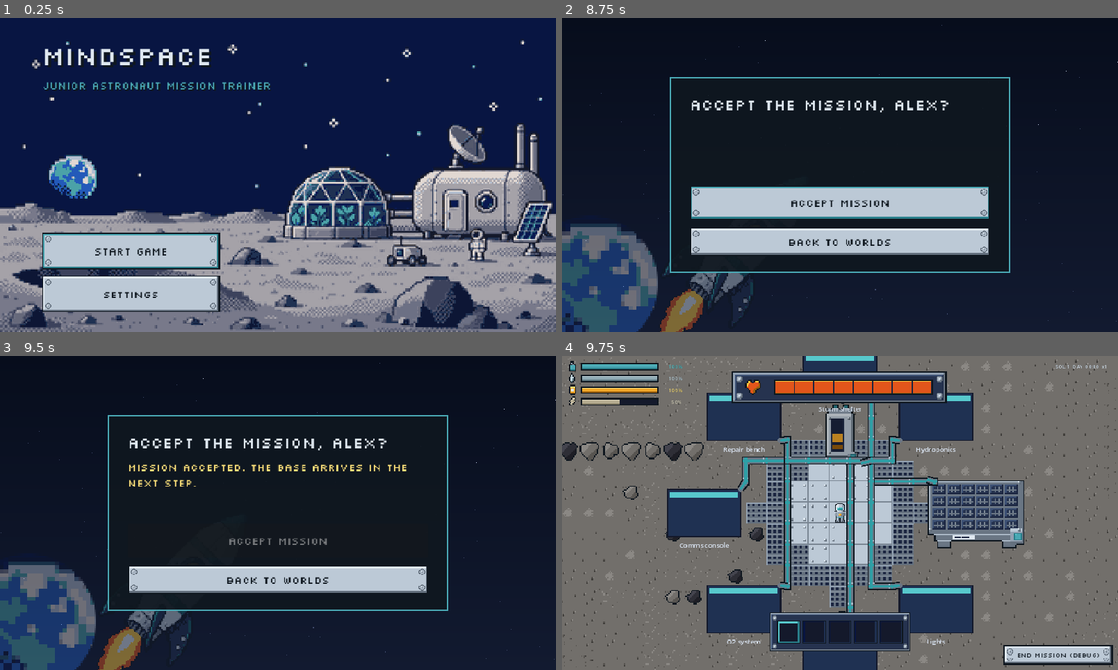
Above: before the commit, frames 1-4 (two rows, left to right).
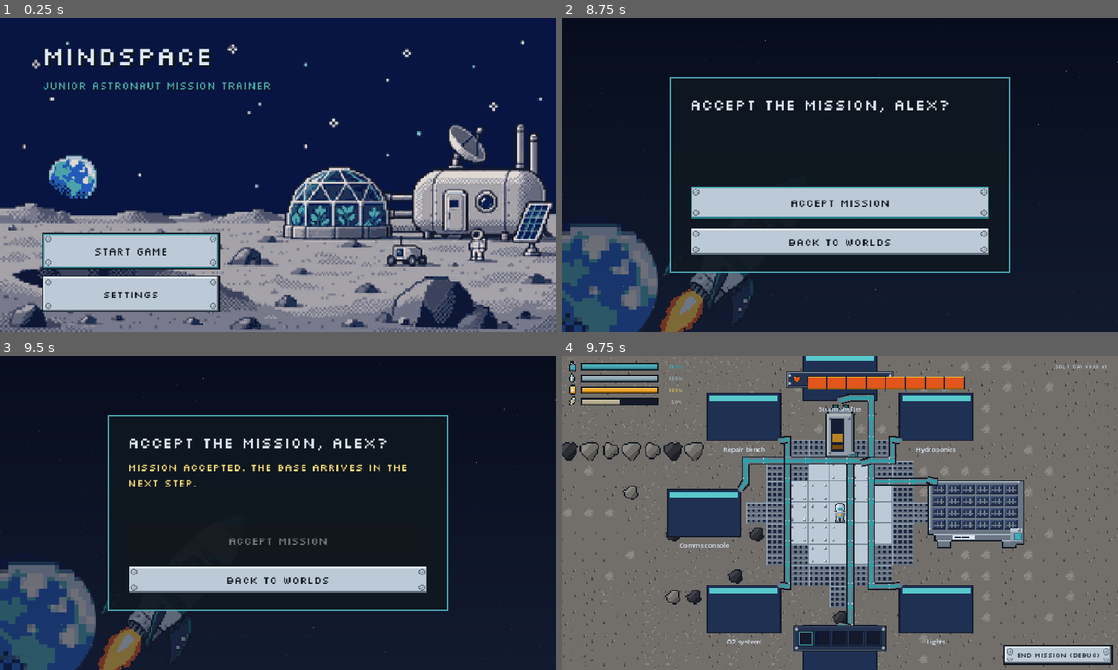
Above: after the commit, the same moments.

Repository: Aurora-Moorealis/MindSpace
Game: Godot game, scene res://scenes/welcome/welcome.tscn
Same seed, same stepped clock (60 frames per second), same inputs: the game is played once before the commit and once after it.
Inputs (mouse positions are in pixels of both pictures, inside the frame that each line leads up to):
- Up to frame 1 (0.25 s): no input
- Up to frame 2 (8.75 s): click "Start game" at 0.5 s; click (695, 131) at 1.27 s; type "Alex" at 1.35 s; click "Create world" at 2 s; click "Skip" at 2.75 s; click "Continue" at 3.5 s; click "Continue" at 4.25 s; tap Enter at 5, 6.5 s; move the mouse to (962, 159) at 5.02 s; hold D (move_right) 5.03-5.75 s; hold E (interact) 5.03-5.75 s; click (962, 159) at 5.17 s; tap Space (pause) at 5.75, 7.25 s; drag from (728, 190) to (812, 237) at 5.77 s; move the mouse to (895, 105) at 6.52 s; hold D (move_right) 6.53-7.25 s; tap 1 at 6.6 s; drag from (812, 237) to (673, 127) at 7.27 s; click "Accept mission" at 8 s
- Up to frame 3 (9.5 s): click "Accept mission" at 8.75 s
- Up to frame 4 (9.75 s): click "Back to worlds" at 9.5 s

Frames 1-3 are identical in both runs. In frame 4, 5.6% of the frame differs, in the area x 30-73%, y 4-95%.

Commit message:
fix(hud): hide the HUD under the machine panel and halve its size
The HUD now hides while a machine panel is open and comes back when it closes; run_ui watches the panel visibility and also hides the debug end button.

Health bar and hotbar draw at the 1x art size: 164x24 bar with a 120x10 fill, 144x40 hotbar with 24 px slots, and 16 px item icons.

Archives the fix-hud-panel-and-size change and syncs the game-hud spec.

Diff:
--- a/game/scenes/ui/hud.gd
+++ b/game/scenes/ui/hud.gd
@@ -9,7 +9,7 @@
 
 const SLOT_COUNT: int = 5
 const LOW_HEALTH_RATIO: float = 0.3
-const HELD_ICON_SIZE: Vector2 = Vector2(24.0, 24.0)
+const HELD_ICON_SIZE: Vector2 = Vector2(16.0, 16.0)
 const CAPACITY_FALLBACK: float = 10.0
 
 @export var low_health_fill: Texture2D = null
@@ -33,6 +33,8 @@
 var _held_item: ItemData = null
 var _normal_health_fill: Texture2D = null
 var _clock_text: String = ""
+var _run_over: bool = false
+var _overlay_open: bool = false
 
 
 func _ready() -> void:
@@ -95,6 +97,13 @@
 ## the state outside a tick; the HUD already does it on ticks and reset.
 func refresh_from_sim() -> void:
 	_refresh_stats()
+
+
+## Hides the HUD while another interface (a machine panel) covers the run, and
+## brings it back when that interface closes.
+func set_overlay_open(open: bool) -> void:
+	_overlay_open = open
+	_update_visibility()
 
 
 ## Updates the health bar. Values are clamped to the bar range.
@@ -260,7 +269,8 @@
 
 
 func _on_game_reset() -> void:
-	visible = true
+	_run_over = false
+	_update_visibility()
 	inventory.reset()
 	_set_held_item(null)
 	_refresh_slots()
@@ -269,4 +279,9 @@
 
 ## Hides the layer so the mission summary is not covered by the HUD.
 func _on_game_over(_cause: StringName) -> void:
-	visible = false
+	_run_over = true
+	_update_visibility()
+
+
+func _update_visibility() -> void:
+	visible = not _run_over and not _overlay_open
--- a/game/scenes/ui/hud.tscn
+++ b/game/scenes/ui/hud.tscn
@@ -28,10 +28,10 @@
 
 [node name="HealthFrame" type="TextureRect" parent="Root"]
 layout_mode = 0
-offset_left = 260.0
+offset_left = 343.0
 offset_top = 24.0
-offset_right = 588.0
-offset_bottom = 72.0
+offset_right = 507.0
+offset_bottom = 48.0
 mouse_filter = 2
 texture = ExtResource("2_health")
 expand_mode = 1
@@ -40,10 +40,10 @@
 [node name="HealthFill" type="TextureProgressBar" parent="Root"]
 unique_name_in_owner = true
 layout_mode = 0
-offset_left = 326.0
-offset_top = 38.0
-offset_right = 566.0
-offset_bottom = 58.0
+offset_left = 376.0
+offset_top = 31.0
+offset_right = 496.0
+offset_bottom = 41.0
 mouse_filter = 2
 max_value = 100.0
 value = 100.0
@@ -190,9 +190,9 @@
 
 [node name="Hotbar" type="TextureRect" parent="Root"]
 layout_mode = 0
-offset_left = 317.0
-offset_top = 392.0
-offset_right = 533.0
+offset_left = 353.0
+offset_top = 412.0
+offset_right = 497.0
 offset_bottom = 452.0
 mouse_filter = 2
 texture = ExtResource("5_hotbar")
@@ -202,53 +202,53 @@
 [node name="Slots" type="Control" parent="Root"]
 unique_name_in_owner = true
 layout_mode = 0
-offset_left = 329.0
-offset_top = 404.0
-offset_right = 521.0
-offset_bottom = 440.0
+offset_left = 361.0
+offset_top = 420.0
+offset_right = 489.0
+offset_bottom = 444.0
 mouse_filter = 2
 
 [node name="Slot1" parent="Root/Slots" instance=ExtResource("6_slot")]
 layout_mode = 0
 offset_left = 0.0
 offset_top = 0.0
-offset_right = 36.0
-offset_bottom = 36.0
+offset_right = 24.0
+offset_bottom = 24.0
 
 [node name="Slot2" parent="Root/Slots" instance=ExtResource("6_slot")]
 layout_mode = 0
-offset_left = 39.0
-offset_top = 0.0
-offset_right = 75.0
-offset_bottom = 36.0
+offset_left = 26.0
+offset_top = 0.0
+offset_right = 50.0
+offset_bottom = 24.0
 
 [node name="Slot3" parent="Root/Slots" instance=ExtResource("6_slot")]
 layout_mode = 0
+offset_left = 52.0
+offset_top = 0.0
+offset_right = 76.0
+offset_bottom = 24.0
+
+[node name="Slot4" parent="Root/Slots" instance=ExtResource("6_slot")]
+layout_mode = 0
 offset_left = 78.0
 offset_top = 0.0
-offset_right = 114.0
-offset_bottom = 36.0
-
-[node name="Slot4" parent="Root/Slots" instance=ExtResource("6_slot")]
-layout_mode = 0
-offset_left = 117.0
-offset_top = 0.0
-offset_right = 153.0
-offset_bottom = 36.0
+offset_right = 102.0
+offset_bottom = 24.0
 
 [node name="Slot5" parent="Root/Slots" instance=ExtResource("6_slot")]
 layout_mode = 0
-offset_left = 156.0
-offset_top = 0.0
-offset_right = 192.0
-offset_bottom = 36.0
+offset_left = 104.0
+offset_top = 0.0
+offset_right = 128.0
+offset_bottom = 24.0
 
 [node name="HeldIcon" type="TextureRect" parent="Root"]
 unique_name_in_owner = true
 visible = false
 layout_mode = 0
-offset_right = 24.0
-offset_bottom = 24.0
+offset_right = 16.0
+offset_bottom = 16.0
 mouse_filter = 2
 expand_mode = 1
 stretch_mode = 5
--- a/game/scenes/ui/inventory_slot.gd
+++ b/game/scenes/ui/inventory_slot.gd
@@ -8,7 +8,7 @@
 signal slot_right_clicked(index: int)
 signal slot_dropped(from_index: int, to_index: int)
 
-const DRAG_PREVIEW_SIZE: float = 24.0
+const DRAG_PREVIEW_SIZE: float = 16.0
 ## A release farther than this from the press is a drag, not a click.
 const CLICK_MAX_DISTANCE: float = 8.0
 
--- a/game/scenes/ui/inventory_slot.tscn
+++ b/game/scenes/ui/inventory_slot.tscn
@@ -4,16 +4,16 @@
 [ext_resource type="Texture2D" path="res://assets/images/ui/hud/hud_slot_selected.png" id="2_selected"]
 
 [node name="InventorySlot" type="Control"]
-custom_minimum_size = Vector2(36, 36)
-offset_right = 36.0
-offset_bottom = 36.0
+custom_minimum_size = Vector2(24, 24)
+offset_right = 24.0
+offset_bottom = 24.0
 mouse_default_cursor_shape = 2
 script = ExtResource("1_slot")
 
 [node name="Selected" type="TextureRect" parent="."]
 visible = false
-offset_right = 36.0
-offset_bottom = 36.0
+offset_right = 24.0
+offset_bottom = 24.0
 mouse_filter = 2
 texture = ExtResource("2_selected")
 expand_mode = 1
@@ -21,10 +21,10 @@
 
 [node name="Icon" type="TextureRect" parent="."]
 visible = false
-offset_left = 6.0
-offset_top = 6.0
-offset_right = 30.0
-offset_bottom = 30.0
+offset_left = 4.0
+offset_top = 4.0
+offset_right = 20.0
+offset_bottom = 20.0
 mouse_filter = 2
 expand_mode = 1
 stretch_mode = 5
--- a/game/scenes/ui/run_ui.gd
+++ b/game/scenes/ui/run_ui.gd
@@ -7,6 +7,8 @@
 ## script owns the transitions around them (end of the run, restart, back to
 ## the menu) and the debug control that forces the run to end.
 
+@onready var _hud: IngameHud = $Hud
+@onready var _panel: MachinePanel = $MachinePanel
 @onready var _debug_button: Button = $DebugEndButton
 ## Typed as Control because evaluation.gd declares no class_name; its public
 ## API (present/hide_summary) and its signals are resolved at runtime.
@@ -16,6 +18,7 @@
 func _ready() -> void:
 	GameSim.game_over.connect(_on_game_over)
 	GameSim.game_reset.connect(_on_game_reset)
+	_panel.visibility_changed.connect(_on_panel_visibility_changed)
 	_evaluation.restart_requested.connect(_on_restart_requested)
 	_evaluation.menu_requested.connect(_on_menu_requested)
 	# The forced end of the run is a developer tool: it stays hidden outside
@@ -27,6 +30,13 @@
 ## Shows the mission summary over the frozen scene.
 func _on_game_over(_cause: StringName) -> void:
 	_evaluation.present()
+
+
+## The machine panel is modal: while it is open the HUD steps aside so nothing
+## overlaps the panel or its buttons.
+func _on_panel_visibility_changed() -> void:
+	_hud.set_overlay_open(_panel.visible)
+	_debug_button.visible = OS.is_debug_build() and not _panel.visible
 
 
 ## Hides the summary so a fresh run starts on the playable scene.
Not shown, added: openspec/changes/archive/2026-11-15-fix-hud-panel-and-size/design.md
Not shown, added: openspec/changes/archive/2026-11-15-fix-hud-panel-and-size/proposal.md
Not shown, added: openspec/changes/archive/2026-11-15-fix-hud-panel-and-size/specs/game-hud/spec.md
Not shown, added: openspec/changes/archive/2026-11-15-fix-hud-panel-and-size/tasks.md
Not shown, changed: openspec/specs/game-hud/spec.md
